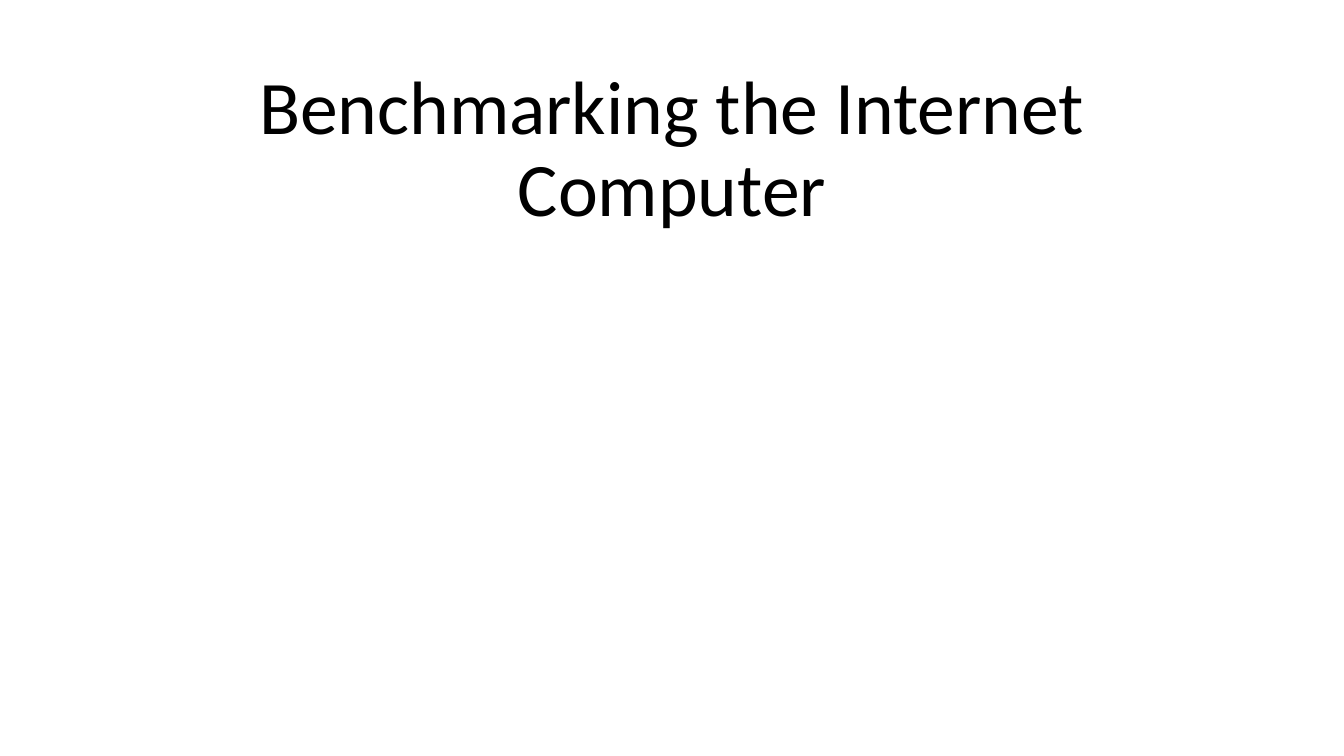
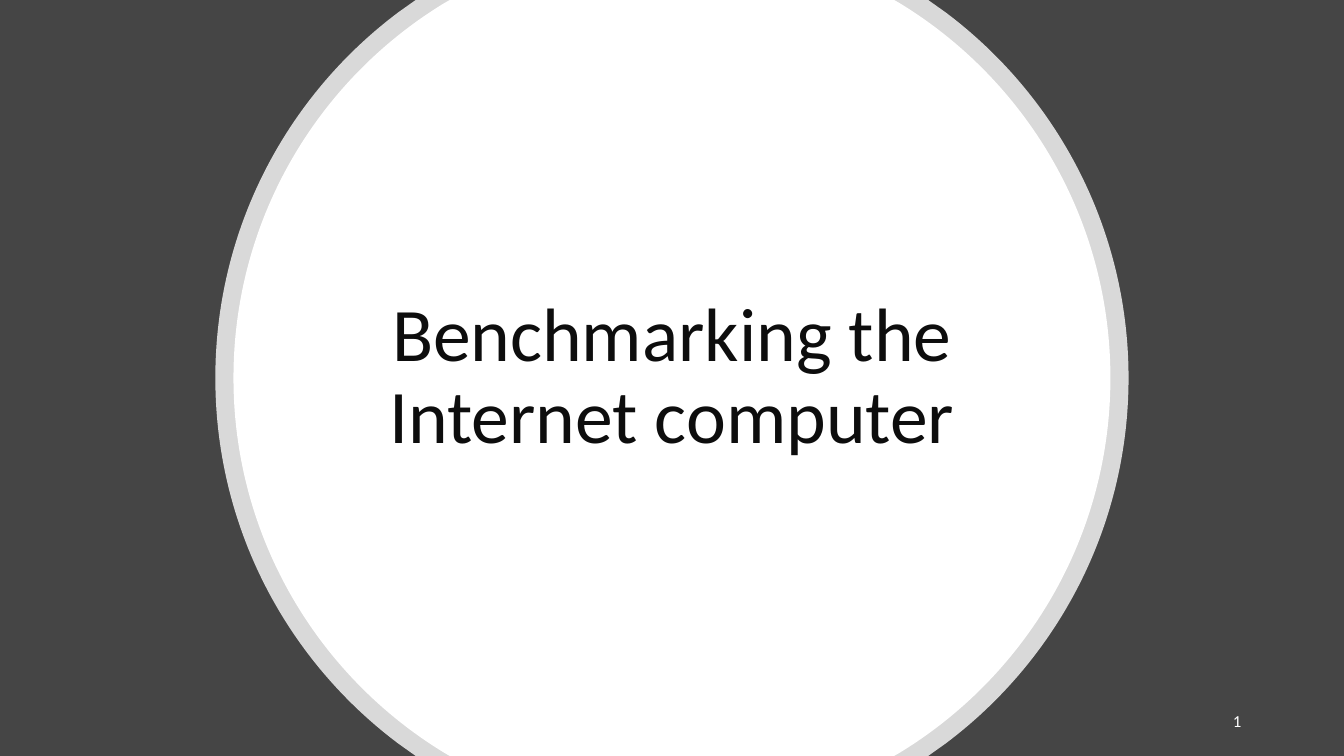
Before and after one commit to douglasbouchet/ML_on_blockchain, a slide deck: slide 1 of Presentation.pptx. Drawn at 1344x756 pixels with LibreOffice and Linux fonts; fonts in the diff are those of the drawing. Boxes give left, top, right and bottom in pixels: in the first picture for what was removed or moved away, otherwise in the second. Text is boxed around its words. In the diff, an @@ line names an element or a change of style, - is before the commit and + after.

```diff
--- a/Presentation.pptx
+++ b/Presentation.pptx
@@ background #FFFFFF to #454545 @@
@@ freeform shape added at (x1=216, y1=0, x2=1129, y2=756), fill #FFFFFF at 80% opacity @@
@@ freeform shape added at (x1=234, y1=0, x2=1111, y2=756), fill #FFFFFF @@
@@ title "Benchmarking the Internet computer" at (x1=389, y1=308, x2=954, y2=456): vertical alignment bottom to middle @@
@@ title at (x1=389, y1=308, x2=954, y2=456): text changed; text colour #000000 to #0D0D0D @@
-Benchmarking the Internet Computer
+Benchmarking the Internet computer
@@ page number added at (x1=1233, y1=716, x2=1241, y2=727), 12 pt, text #FFFFFF @@
+1
```
Also in this commit, not shown: 14 slides added, 14 slides removed, 10 other files.
